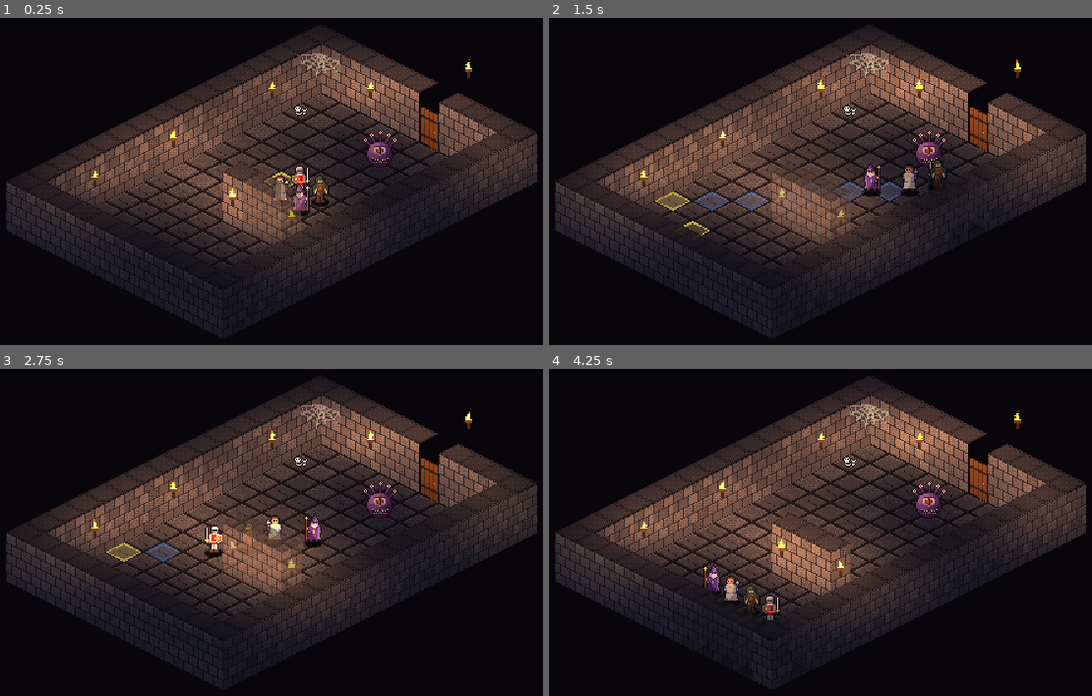
Above: before the commit, frames 1-4 (two rows, left to right).
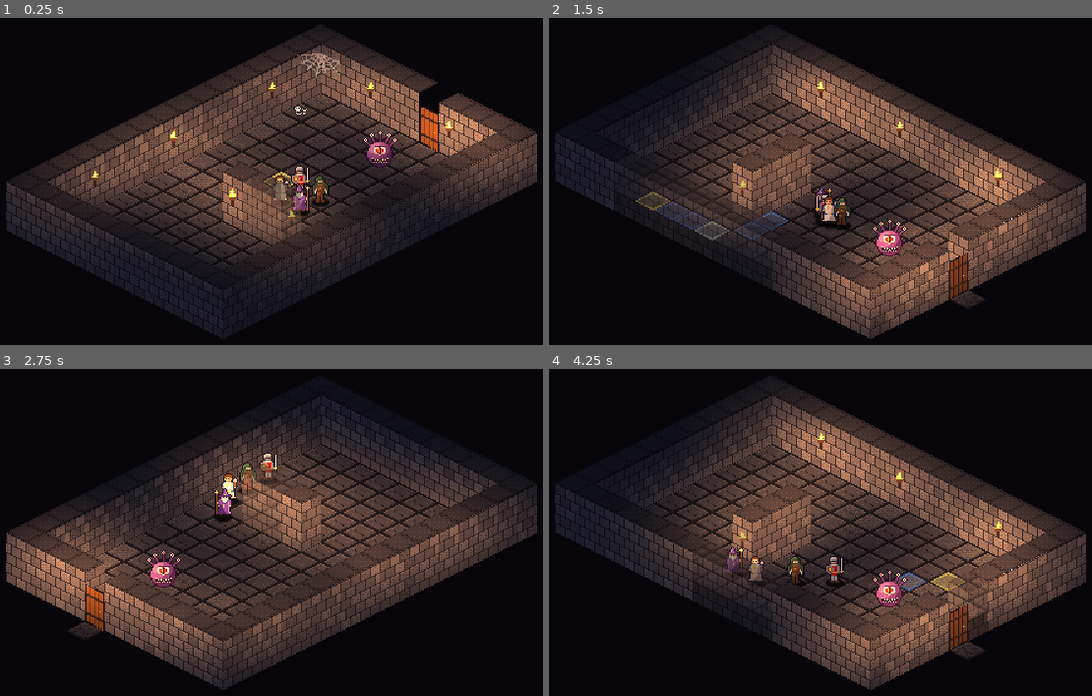
Above: after the commit, the same moments.

Repository: PaulHeraty/herra-iso-dnd
Game: Godot game, scene res://scenes/maps/test_room.tscn
Same seed, same stepped clock (60 frames per second), same inputs: the game is played once before the commit and once after it.
Inputs (mouse positions are in pixels of both pictures, inside the frame that each line leads up to):
- Up to frame 1 (0.25 s): no input
- Up to frame 2 (1.5 s): tap Enter at 0.5 s; move the mouse to (994, 158) at 0.52 s; hold E (view_rotate_right, bound only after the commit) 0.53-1.25 s; tap S (cam_down) at 0.6 s; click (994, 158) at 0.67 s; drag from (663, 204) to (782, 269) at 1.27 s
- Up to frame 3 (2.75 s): move the mouse to (347, 434) at 2.02 s; hold E (view_rotate_right, bound only after the commit) from 2.03 s (still down); tap Space (cam_recenter) at 2.1 s; click (347, 434) at 2.17 s
- Up to frame 4 (4.25 s): release E (view_rotate_right, bound only after the commit) at 2.75 s; drag from (782, 620) to (587, 467) at 2.77 s; move the mouse to (1053, 597) at 3.52 s; hold Q (view_rotate_left, bound only after the commit) from 3.53 s (still down); tap W (cam_up) at 3.6 s; click (1053, 597) at 3.67 s

The runs differ from the first frame. In frame 1, 3.3% of the frame differs, in the area x 67-98%, y 12-51%; in frame 2, 47%, in the area x 1-99%, y 3-99%; in frame 3, 38%; in frame 4, 46%.

Commit message:
Phase 1: view rotation (Q/E quarter turns)
- IsoGrid gets a view rotation + pivot; game logic stays in map cells
- DungeonMap hides the painted Floor/Walls layers and shows rotated FloorView/WallsView;
  turned views auto-pick wall rows from exposed faces, unturned view uses painted tiles
- Markers lock their map cell and re-place per view (Torch moves to its face and hides
  its flame on back faces, Door turns its panel); decor follows its cell, 'wall_decor'
  group (web) hides when turned
- Rotation waits for the current step to finish; camera keeps the same spot centred

Co-Authored-By: Claude Opus 5.5 <noreply@anthropic.com>

Diff:
--- a/scenes/maps/test_room.tscn
+++ b/scenes/maps/test_room.tscn
@@ -42,8 +42,7 @@
 face = 1
 
 [node name="@Node2D@4" parent="World/Entities" unique_id=981184161 instance=ExtResource("3_uokn5")]
-position = Vector2(136, 4)
-face = 1
+position = Vector2(120, 52)
 
 [node name="Torch5" parent="World/Entities" unique_id=1590360501 instance=ExtResource("3_uokn5")]
 position = Vector2(-104, 60)
@@ -82,7 +81,7 @@
 centered = false
 offset = Vector2(-7, -6)
 
-[node name="Web" type="Sprite2D" parent="World/Decor" unique_id=117433640]
+[node name="Web" type="Sprite2D" parent="World/Decor" unique_id=117433640 groups=["wall_decor"]]
 position = Vector2(16, 1)
 texture = ExtResource("15_7fapo")
 centered = false
--- a/scripts/iso_grid.gd
+++ b/scripts/iso_grid.gd
@@ -1,21 +1,58 @@
 class_name IsoGrid
-## Isometric grid maths shared by maps, markers and (later) movement/combat.
+## Isometric grid maths shared by maps, markers, movement and combat.
 ## Matches a TileMapLayer with TileSet tile_shape = ISOMETRIC, layout = DIAMOND_DOWN,
 ## tile_size = 32x16, placed at the map origin. Cell (0,0) is centred at (16, 8);
 ## +x runs down-right on screen, +y runs down-left.
+##
+## View rotation: the map can be shown turned by quarter turns (see DungeonMap.rotate_view).
+## Game logic always uses *map* cells (as built in the editor). cell_to_world / world_to_cell
+## convert map cells <-> screen positions through the current rotation; the view_* functions
+## work on *view* cells (what the visible TileMapLayers hold) with no rotation. In the editor
+## the rotation is always 0, so both are the same.
 
 const TILE_W := 32
 const TILE_H := 16
 const HALF := Vector2(TILE_W / 2.0, TILE_H / 2.0)
 
+## Quarter turns clockwise (0..3) and the map cell the view turns around.
+static var rotation := 0
+static var pivot := Vector2i.ZERO
 
-## World (map-local) position of a cell's centre.
+
+## Turn a direction/offset by the view rotation (+x -> +y -> -x -> -y for each quarter turn).
+static func rotate_dir(d: Vector2i, turns := rotation) -> Vector2i:
+	for i in posmod(turns, 4):
+		d = Vector2i(-d.y, d.x)
+	return d
+
+
+## Map cell -> view cell.
+static func to_view(cell: Vector2i) -> Vector2i:
+	return pivot + rotate_dir(cell - pivot)
+
+
+## View cell -> map cell.
+static func from_view(cell: Vector2i) -> Vector2i:
+	return pivot + rotate_dir(cell - pivot, -rotation)
+
+
+## World (map-local) position of a map cell's centre, in the current view.
 static func cell_to_world(cell: Vector2i) -> Vector2:
+	return view_cell_to_world(to_view(cell))
+
+
+## The map cell under a world (map-local) position, in the current view.
+static func world_to_cell(pos: Vector2) -> Vector2i:
+	return from_view(view_world_to_cell(pos))
+
+
+## World position of a view cell's centre (no rotation).
+static func view_cell_to_world(cell: Vector2i) -> Vector2:
 	return HALF + Vector2((cell.x - cell.y) * HALF.x, (cell.x + cell.y) * HALF.y)
 
 
-## The cell containing a world (map-local) position.
-static func world_to_cell(pos: Vector2) -> Vector2i:
+## The view cell containing a world position (no rotation).
+static func view_world_to_cell(pos: Vector2) -> Vector2i:
 	var p := pos - Vector2(HALF.x, 0)   # top corner of cell (0,0) is at (16, 0)
 	var a := p.x / HALF.x
 	var b := p.y / HALF.y
@@ -24,7 +61,7 @@
 
 ## Snap a world position to the centre of its cell.
 static func snap(pos: Vector2) -> Vector2:
-	return cell_to_world(world_to_cell(pos))
+	return view_cell_to_world(view_world_to_cell(pos))
 
 
 ## Points of a cell's diamond outline (for overlays and editor gizmos), relative to its centre.
--- a/scripts/maps/camera_controller.gd
+++ b/scripts/maps/camera_controller.gd
@@ -25,6 +25,12 @@
 	camera.zoom = Vector2.ONE * ZOOM_LEVELS[_zoom_i]
 	if target:
 		camera.position = _clamped(target.position)
+
+
+## Put the camera straight onto a point (e.g. after the view turns).
+func jump_to(p: Vector2) -> void:
+	camera.position = _clamped(p)
+	camera.reset_smoothing()
 
 
 ## Snap back to following the target (smoothly).
@@ -89,6 +95,7 @@
 	var keys := {
 		cam_left = [KEY_A, KEY_LEFT], cam_right = [KEY_D, KEY_RIGHT],
 		cam_up = [KEY_W, KEY_UP], cam_down = [KEY_S, KEY_DOWN], cam_recenter = [KEY_SPACE, KEY_C],
+		view_rotate_left = [KEY_Q], view_rotate_right = [KEY_E],
 	}
 	for action: String in keys:
 		if InputMap.has_action(action):
--- a/scripts/maps/dungeon_map.gd
+++ b/scripts/maps/dungeon_map.gd
@@ -7,8 +7,13 @@
 ##     Walls     TileMapLayer (y-sort) - wall blocks (source 1)
 ##     Entities  Node2D (y-sort)       - markers (party start, monsters, chests, torches, doors, traps)
 ##                                       and actors (the party is spawned here at runtime)
-##     Decor     Node2D (y-sort)       - pure decoration sprites (bones, webs...)
+##     Decor     Node2D (y-sort)       - pure decoration sprites (bones, webs...). Put sprites that
+##                                       hang on a back wall/corner (webs) in group "wall_decor":
+##                                       they are hidden when the view is rotated.
 ##   Camera    Camera2D
+##
+## View rotation (Q/E): the Floor and Walls layers you paint are the *map* (hidden at runtime);
+## FloorView/WallsView show it turned by quarter turns. All game logic uses map cells.
 
 ## Until Phase 2 adds real monsters: show a static sprite at each MonsterSpawn marker.
 @export var preview_monsters := true
@@ -20,6 +25,11 @@
 ## Preferred formation around the leader's cell; falls back to the nearest free cells.
 const FORMATION := [Vector2i(0, 0), Vector2i(1, 0), Vector2i(0, 1), Vector2i(1, 1)]
 const NEIGHBOURS := [Vector2i(1, 0), Vector2i(-1, 0), Vector2i(0, 1), Vector2i(0, -1)]
+## Wall atlas rows (see CLAUDE.md): which faces of a block are drawn.
+const WALL_ROW_LEFT := 0      ## lower-left face only
+const WALL_ROW_RIGHT := 1     ## lower-right face only
+const WALL_ROW_BOTH := 2
+const WALL_ROW_CAP := 3
 
 ## The heroes, leader first.
 var party: Array[Hero] = []
@@ -27,21 +37,37 @@
 var controller: PartyController
 var camera_controller: CameraController
 var wall_fader: WallFader
+## Visible, rotated copies of the Floor / Walls layers.
+var floor_view: TileMapLayer
+var walls_view: TileMapLayer
 var _astar := AStarGrid2D.new()
+var _pending_turns := 0
+## Sprites placed by map cell (decor, monster previews): node -> [map cell, offset from its centre]
+var _placed := {}
 
 @onready var floor_layer: TileMapLayer = $Floor
 @onready var walls_layer: TileMapLayer = $World/Walls
 @onready var entities: Node2D = $World/Entities
+@onready var decor: Node2D = $World/Decor
 @onready var camera: Camera2D = $Camera
 
 
 func _ready() -> void:
+	IsoGrid.rotation = 0
+	var fr := floor_layer.get_used_rect()
+	IsoGrid.pivot = fr.position + fr.size / 2
+	for n in entities.get_children():
+		if n is MapMarker:
+			n.lock_cell()
+	for s in decor.get_children():
+		if s is Node2D:
+			_place_by_cell(s, s.position)
+	_make_view_layers()
 	overlay = GridOverlay.new()
 	overlay.name = "Overlay"
 	add_child(overlay)
-	move_child(overlay, floor_layer.get_index() + 1)   # above the floor, below World
+	move_child(overlay, floor_view.get_index() + 1)   # above the floor, below World
 	refresh_navigation()
-	wall_fader = WallFader.new(walls_layer, entities)
 	_spawn_party()
 	if preview_monsters:
 		_spawn_monster_previews()
@@ -58,15 +84,40 @@
 	controller.camera = camera_controller
 	controller.party = party
 	add_child(controller)
+	_apply_view()
 
 
 func _process(delta: float) -> void:
+	if Input.is_action_just_pressed("view_rotate_right"):
+		rotate_view(1)
+	elif Input.is_action_just_pressed("view_rotate_left"):
+		rotate_view(-1)
+	if _pending_turns != 0 and not _anyone_moving():
+		apply_pending_rotation()
 	var reveal: Array[Rect2] = []
 	for h in party:
 		reveal.append(WallFader.figure_rect(h.position))
 	for c in overlay.revealed_cells():
 		reveal.append(WallFader.floor_rect(c))
 	wall_fader.update(reveal, delta)
+
+
+## Turn the view by quarter turns (+1 = clockwise). Applied as soon as nobody is mid-step.
+func rotate_view(turns: int) -> void:
+	_pending_turns += turns
+
+
+## Apply a requested rotation now (PartyController calls this between steps).
+func apply_pending_rotation() -> void:
+	if _pending_turns == 0:
+		return
+	# Keep the map cell at the centre of the screen at the centre after turning.
+	var focus := IsoGrid.world_to_cell(camera.position)
+	IsoGrid.rotation = posmod(IsoGrid.rotation + _pending_turns, 4)
+	_pending_turns = 0
+	_apply_view()
+	camera_controller.bounds = get_world_bounds()
+	camera_controller.jump_to(IsoGrid.cell_to_world(focus))
 
 
 ## True if a cell has floor, no wall, no closed door, no chest and no monster (actors are ignored).
@@ -82,6 +133,11 @@
 		if (n is Chest or n is MonsterSpawn) and n.get_cell() == cell:
 			return false
 	return true
+
+
+## True if the map has a floor tile at `cell`.
+func has_floor(cell: Vector2i) -> bool:
+	return floor_layer.get_cell_source_id(cell) != -1
 
 
 ## Rebuild the walk grid from the tiles and doors. Call after opening/closing doors or editing tiles.
@@ -107,7 +163,7 @@
 	return out
 
 
-## World-space box around all floor and wall tiles (wall blocks reach 40 px up).
+## World-space box around all floor and wall tiles in the current view (walls reach 40 px up).
 func get_world_bounds() -> Rect2:
 	var r := Rect2()
 	var first := true
@@ -128,6 +184,80 @@
 			return n
 	return null
 
+
+# --- view (rotation) ---------------------------------------------------------------------------
+
+func _make_view_layers() -> void:
+	floor_view = TileMapLayer.new()
+	floor_view.name = "FloorView"
+	floor_view.tile_set = floor_layer.tile_set
+	add_child(floor_view)
+	move_child(floor_view, floor_layer.get_index() + 1)
+	walls_view = TileMapLayer.new()
+	walls_view.name = "WallsView"
+	walls_view.tile_set = walls_layer.tile_set
+	walls_view.y_sort_enabled = true
+	walls_layer.get_parent().add_child(walls_view)
+	walls_layer.get_parent().move_child(walls_view, walls_layer.get_index() + 1)
+	floor_layer.visible = false
+	walls_layer.visible = false
+
+
+## Rebuild everything visible for the current IsoGrid.rotation.
+func _apply_view() -> void:
+	floor_view.clear()
+	for c in floor_layer.get_used_cells():
+		floor_view.set_cell(IsoGrid.to_view(c), floor_layer.get_cell_source_id(c),
+				floor_layer.get_cell_atlas_coords(c), floor_layer.get_cell_alternative_tile(c))
+	walls_view.clear()
+	var view_walls := {}
+	for c in walls_layer.get_used_cells():
+		view_walls[IsoGrid.to_view(c)] = c
+	for v: Vector2i in view_walls:
+		var c: Vector2i = view_walls[v]
+		var sid := walls_layer.get_cell_source_id(c)
+		var atlas := walls_layer.get_cell_atlas_coords(c)
+		if IsoGrid.rotation == 0:
+			walls_view.set_cell(v, sid, atlas, walls_layer.get_cell_alternative_tile(c))
+		else:
+			# Pick the block variant by which faces are now exposed to the viewer.
+			var left := not view_walls.has(v + Vector2i(0, 1))
+			var right := not view_walls.has(v + Vector2i(1, 0))
+			var row := WALL_ROW_CAP
+			if left and right:
+				row = WALL_ROW_BOTH
+			elif left:
+				row = WALL_ROW_LEFT
+			elif right:
+				row = WALL_ROW_RIGHT
+			walls_view.set_cell(v, sid, Vector2i(atlas.x, row))
+	wall_fader = WallFader.new(walls_view, entities)
+	for n in entities.get_children():
+		if n is MapMarker:
+			n.apply_view()
+		elif n is Actor:
+			n.place_at(n.cell)
+	for s: Node2D in _placed:
+		s.position = IsoGrid.cell_to_world(_placed[s][0]) + _placed[s][1]
+		if s.is_in_group("wall_decor"):
+			s.visible = IsoGrid.rotation == 0
+	overlay.queue_redraw()
+
+
+## Remember a sprite's map cell (and offset within it) so it can follow view rotation.
+func _place_by_cell(s: Node2D, pos: Vector2) -> void:
+	var c := IsoGrid.world_to_cell(pos)
+	_placed[s] = [c, pos - IsoGrid.cell_to_world(c)]
+
+
+func _anyone_moving() -> bool:
+	for h in party:
+		if h.is_moving():
+			return true
+	return false
+
+
+# --- spawning ----------------------------------------------------------------------------------
 
 func _find_party_start() -> PartyStart:
 	var first: PartyStart = null
@@ -152,7 +282,6 @@
 		entities.add_child(hero)
 		hero.place_at(cells[i])
 		party.append(hero)
-
 
 
 ## n free walkable cells for the party: the FORMATION offsets where possible, else the nearest
@@ -185,5 +314,6 @@
 			s.texture = n.preview
 			s.centered = false
 			s.offset = n.preview_offset
+			entities.add_child(s)
+			_placed[s] = [n.get_cell(), Vector2.ZERO]
 			s.position = IsoGrid.cell_to_world(n.get_cell())
-			entities.add_child(s)
--- a/scripts/maps/wall_fader.gd
+++ b/scripts/maps/wall_fader.gd
@@ -35,7 +35,7 @@
 	return Rect2(feet + Vector2(-7, -22), Vector2(14, 22))
 
 
-## Box of the middle of a floor cell's diamond (corners left out).
+## Box of the middle of a (map) floor cell's diamond (corners left out), in the current view.
 static func floor_rect(cell: Vector2i) -> Rect2:
 	return Rect2(IsoGrid.cell_to_world(cell) + Vector2(-12, -5), Vector2(24, 10))
 
@@ -58,15 +58,15 @@
 			_fade.erase(c)
 
 
-## Wall cells in front of the box `fig` that cover part of it.
+## View wall cells in front of the box `fig` that cover part of it.
 func _walls_hiding(fig: Rect2) -> Array[Vector2i]:
 	var out: Array[Vector2i] = []
-	var cell := IsoGrid.world_to_cell(Vector2(fig.get_center().x, fig.end.y - 1.0))
+	var cell := IsoGrid.view_world_to_cell(Vector2(fig.get_center().x, fig.end.y - 1.0))
 	for off in AHEAD:
 		var c: Vector2i = cell + off
 		if _layer.get_cell_source_id(c) == -1:
 			continue
-		var w := IsoGrid.cell_to_world(c)
+		var w := IsoGrid.view_cell_to_world(c)
 		# Block outline: diamond footprint extruded 40 px up. At horizontal distance dx from its
 		# centre it spans from y = w.y - 48 + |dx|/2 (top) to w.y + 8 - |dx|/2 (bottom).
 		var dx := 0.0
@@ -89,37 +89,39 @@
 	if _layer.get_cell_alternative_tile(c) != alt:
 		_layer.set_cell(c, _layer.get_cell_source_id(c), _layer.get_cell_atlas_coords(c), alt)
 	for t in _torches:
-		if t.get_cell() == c:
+		if IsoGrid.to_view(t.get_cell()) == c:
 			t.modulate.a = lerpf(1.0, FADE_ALPHA, float(k) / FADE_STEPS)
 
 
-## For every wall tile used on this layer, add faded copies (same origin, sorting and custom data).
+## For every tile of the atlas sources used on this layer, add faded copies (same origin,
+## sorting and custom data).
 func _make_alternatives() -> void:
 	var ts := _layer.tile_set
-	var done := {}
+	var sources := {}
 	for c in _layer.get_used_cells():
-		var sid := _layer.get_cell_source_id(c)
-		var coords := _layer.get_cell_atlas_coords(c)
-		var key := [sid, coords]
-		if done.has(key):
-			continue
-		done[key] = true
+		sources[_layer.get_cell_source_id(c)] = true
+	for sid: int in sources:
 		var src := ts.get_source(sid) as TileSetAtlasSource
 		if src == null:
 			continue
-		var base := src.get_tile_data(coords, 0)
-		for k in range(1, FADE_STEPS + 1):
-			var alt := ALT_BASE + k
-			if src.has_alternative_tile(coords, alt):
-				continue
-			src.create_alternative_tile(coords, alt)
-			var d := src.get_tile_data(coords, alt)
-			d.texture_origin = base.texture_origin
-			d.y_sort_origin = base.y_sort_origin
-			d.z_index = base.z_index
-			d.flip_h = base.flip_h
-			d.flip_v = base.flip_v
-			d.transpose = base.transpose
-			d.modulate = Color(base.modulate, base.modulate.a * lerpf(1.0, FADE_ALPHA, float(k) / FADE_STEPS))
-			for i in ts.get_custom_data_layers_count():
-				d.set_custom_data_by_layer_id(i, base.get_custom_data_by_layer_id(i))
+		for t in src.get_tiles_count():
+			_make_tile_alternatives(ts, src, src.get_tile_id(t))
+
+
+func _make_tile_alternatives(ts: TileSet, src: TileSetAtlasSource, coords: Vector2i) -> void:
+	var base := src.get_tile_data(coords, 0)
+	for k in range(1, FADE_STEPS + 1):
+		var alt := ALT_BASE + k
+		if src.has_alternative_tile(coords, alt):
+			continue
+		src.create_alternative_tile(coords, alt)
+		var d := src.get_tile_data(coords, alt)
+		d.texture_origin = base.texture_origin
+		d.y_sort_origin = base.y_sort_origin
+		d.z_index = base.z_index
+		d.flip_h = base.flip_h
+		d.flip_v = base.flip_v
+		d.transpose = base.transpose
+		d.modulate = Color(base.modulate, base.modulate.a * lerpf(1.0, FADE_ALPHA, float(k) / FADE_STEPS))
+		for i in ts.get_custom_data_layers_count():
+			d.set_custom_data_by_layer_id(i, base.get_custom_data_by_layer_id(i))
--- a/scripts/markers/door.gd
+++ b/scripts/markers/door.gd
@@ -20,6 +20,9 @@
 @export var lock_dc := 15
 @export var key_id := ""
 
+## Runtime: the wall run as seen in the rotated view (-1 = same as wall_run).
+var view_run := -1
+
 const HEIGHT := 30
 const WOOD := Color8(104, 62, 30)
 const WOOD_DARK := Color8(70, 44, 26)
@@ -32,6 +35,14 @@
 	gizmo_label = "DOOR"
 
 
+func apply_view() -> void:
+	super()
+	var axis := Vector2i(1, 0) if wall_run == WallRun.BACK_RIGHT else Vector2i(0, 1)
+	var v := IsoGrid.rotate_dir(axis)
+	view_run = WallRun.BACK_RIGHT if v.y == 0 else WallRun.BACK_LEFT
+	queue_redraw()
+
+
 func blocks_move() -> bool:
 	return not is_open
 
@@ -40,15 +51,16 @@
 	super()
 	if is_open:
 		return
+	var run := wall_run if view_run < 0 else view_run
 	# The door panel stands on the cell's lower-left (BACK_RIGHT) or lower-right (BACK_LEFT) edge.
-	var a := Vector2(-15, 0.5) if wall_run == WallRun.BACK_RIGHT else Vector2(1, 7.5)
-	var b := Vector2(-1, 7.5) if wall_run == WallRun.BACK_RIGHT else Vector2(15, 0.5)
+	var a := Vector2(-15, 0.5) if run == WallRun.BACK_RIGHT else Vector2(1, 7.5)
+	var b := Vector2(-1, 7.5) if run == WallRun.BACK_RIGHT else Vector2(15, 0.5)
 	var up := Vector2(0, -HEIGHT)
 	var panel := PackedVector2Array([a, b, b + up, a + up])
-	draw_colored_polygon(panel, WOOD if wall_run == WallRun.BACK_RIGHT else WOOD_DARK)
+	draw_colored_polygon(panel, WOOD if run == WallRun.BACK_RIGHT else WOOD_DARK)
 	for t in [0.25, 0.5, 0.75]:                                  # plank seams
 		var p: Vector2 = a.lerp(b, t)
-		draw_line(p, p + up, WOOD_DARK if wall_run == WallRun.BACK_RIGHT else OUTLINE, 1.0)
+		draw_line(p, p + up, WOOD_DARK if run == WallRun.BACK_RIGHT else OUTLINE, 1.0)
 	for h in [0.25, 0.75]:                                       # iron bands
 		draw_line(a + up * h, b + up * h, IRON, 2.0)
 	var knob := a.lerp(b, 0.8) + up * 0.45
--- a/scripts/markers/map_marker.gd
+++ b/scripts/markers/map_marker.gd
@@ -13,6 +13,10 @@
 
 var gizmo_color := Color.WHITE
 var gizmo_label := ""
+
+var _cell_locked := false
+var _locked_cell := Vector2i.ZERO
+var _home_position := Vector2.ZERO
 
 
 func _ready() -> void:
@@ -39,9 +43,25 @@
 		position = p
 
 
-## The grid cell this marker stands on.
+## The (map) grid cell this marker stands on.
 func get_cell() -> Vector2i:
-	return IsoGrid.world_to_cell(position - _snap_offset())
+	if _cell_locked:
+		return _locked_cell
+	return IsoGrid.view_world_to_cell(position - _snap_offset())
+
+
+## Runtime: remember the map cell as placed in the editor, so it survives view rotation.
+func lock_cell() -> void:
+	_locked_cell = get_cell()
+	_home_position = position
+	_cell_locked = true
+
+
+## Runtime: re-place the marker for the current view rotation (unturned = exactly where it was
+## placed in the editor). Subclasses that hang on a wall face or face a direction (Torch, Door)
+## extend this.
+func apply_view() -> void:
+	position = _home_position if IsoGrid.rotation == 0 else IsoGrid.cell_to_world(get_cell())
 
 
 func _draw() -> void:
--- a/scripts/markers/torch.gd
+++ b/scripts/markers/torch.gd
@@ -25,6 +25,7 @@
 @onready var light: PointLight2D = $Light
 
 var _t := 0.0
+var _front_facing := true
 var _seed := 0.0
 
 
@@ -43,10 +44,26 @@
 	return Vector2(-8, 4) if face == Face.LEFT else Vector2(8, 4)
 
 
+## Direction the torch's face points, in map cells (LEFT face looks along +y, RIGHT along +x).
+func face_normal() -> Vector2i:
+	return Vector2i(0, 1) if face == Face.LEFT else Vector2i(1, 0)
+
+
+## Hang on the same face of the block in the rotated view. If that face now points away from the
+## viewer, it sits on the hidden back of the block: the flame is hidden but the light stays.
+func apply_view() -> void:
+	var n := IsoGrid.rotate_dir(face_normal())
+	var off := {Vector2i(0, 1): Vector2(-8, 4), Vector2i(1, 0): Vector2(8, 4),
+			Vector2i(0, -1): Vector2(8, -4), Vector2i(-1, 0): Vector2(-8, -4)}
+	position = _home_position if IsoGrid.rotation == 0 else IsoGrid.cell_to_world(get_cell()) + off[n]
+	_front_facing = n == Vector2i(0, 1) or n == Vector2i(1, 0)
+	_apply_lit()
+
+
 func _apply_lit() -> void:
 	if not is_node_ready():
 		return
-	flame.visible = lit
+	flame.visible = lit and _front_facing
 	light.enabled = lit
 
 
--- a/scripts/party/party_controller.gd
+++ b/scripts/party/party_controller.gd
@@ -63,6 +63,7 @@
 				party[i].step_to(trail[i - 1], dur)
 		_refresh_overlay()
 		await tw.finished
+		map.apply_pending_rotation()
 	_walking = false
 	_refresh_overlay()
 
Not shown, changed: CLAUDE.md
